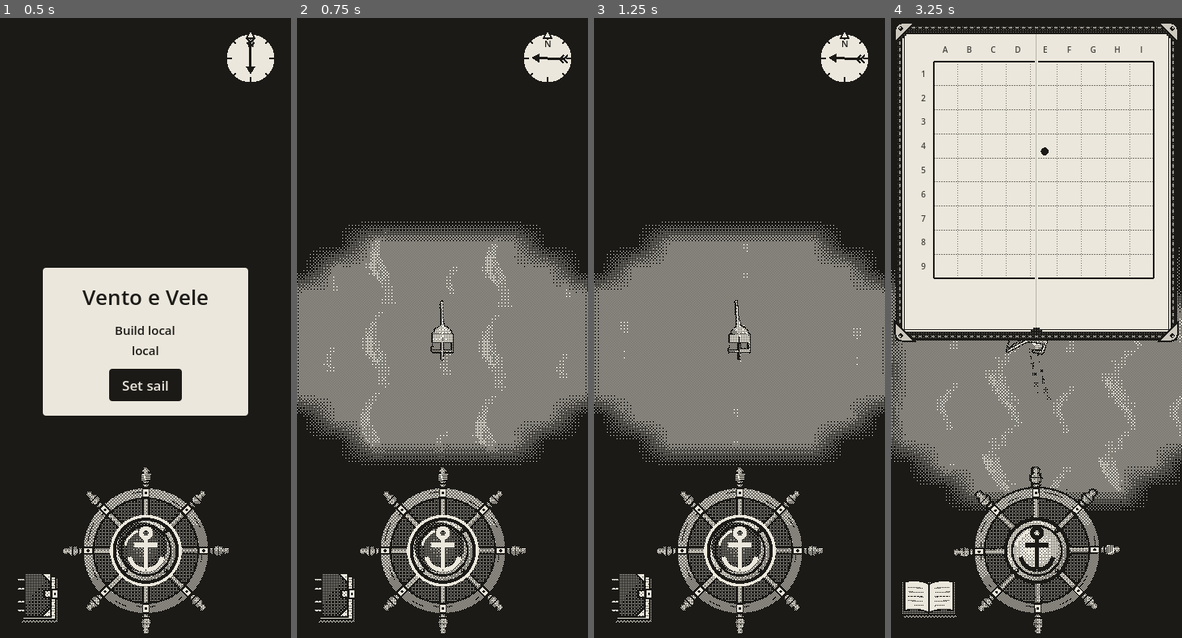
Above: before the commit, frames 1-4 (left to right).
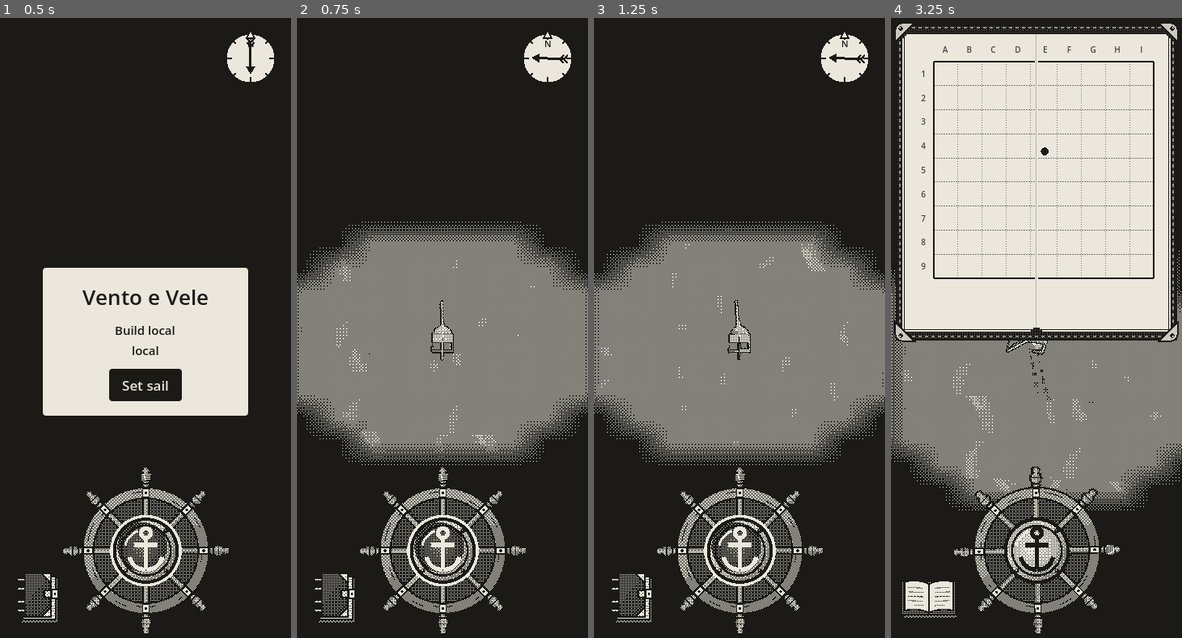
Above: after the commit, the same moments.

Repository: EnricoLabarile/Sail
Game: Godot game, scene res://Assets/Scenes/Overworld.tscn
Two runs of this game, one before a commit and one after it. Both use one fixed random seed, a clock stepped at 60 frames per second and the inputs below.
Inputs (mouse positions are in pixels of both pictures, inside the frame that each line leads up to):
- Up to frame 1 (0.5 s): no input
- Up to frame 2 (0.75 s): click "Set sail" at 0.5 s
- Up to frame 3 (1.25 s): no input
- Up to frame 4 (3.25 s): tap Enter (ui_accept) at 1.25 s; drag from (1036, 545) to (1065, 197) at 1.27 s; drag from (928, 600) to (1021, 470) at 2.02 s; move the mouse to (1065, 197) at 2.77 s; hold Right (ui_right) from 2.78 s (still down)

Frame 1 is identical in both runs. In frame 2, 0.4% of the frame differs, in the area x 1-100%, y 34-68%; in frame 3, 0.1%; in frame 4, 0.4%, in the area x 0-100%, y 37-76%.

Commit message:
Sea flipbook: each tile starts at its own random frame (frame_offset, 0 = all in step)
Co-Authored-By: Claude Opus 5.5 <noreply@anthropic.com>
Claude-Session: https://claude.ai/code/session_0154zeqDuhZHz7ZXLE21BuMs

Diff:
--- a/Assets/Landscape/world/sea.gdshader
+++ b/Assets/Landscape/world/sea.gdshader
@@ -21,6 +21,8 @@
 uniform int frames_x = 1;
 uniform int frames_y = 1;
 uniform float fps = 6.0;
+// How out of step the tiles are: 1 = each tile starts its flipbook at its own random frame, 0 = all in step.
+uniform float frame_offset : hint_range(0.0, 1.0) = 1.0;
 uniform vec2 scroll = vec2(0.0, 0.0);   // metres a second the texture slides (0, 0 = it stays put)
 // The turn that follows the wind (set every frame by sea.gd; 0 in the editor): the angle, and a shift that
 // keeps the water under the boat still while it turns.
@@ -38,6 +40,12 @@
 	return vec2(p.x * c - p.y * s, p.x * s + p.y * c);
 }
 
+// A random number 0..1 for a tile, always the same for the same tile (like a per-instance Random in Unreal).
+// tile_id is which tile: two whole numbers. The sin/fract mix just scrambles them into a "random" value.
+float tile_random(vec2 tile_id) {
+	return fract(sin(dot(tile_id, vec2(12.9898, 78.233))) * 43758.5453);
+}
+
 void vertex() {
 	world_pos = (MODEL_MATRIX * vec4(VERTEX, 1.0)).xyz;
 }
@@ -48,10 +56,15 @@
 	vec2 turned = rotate(world_pos.xz, -wind_angle) + wind_offset;
 	// 1. Which point of the tile this is: that position (in metres, plus the scroll), divided by the tile's
 	//    size; fract() keeps only the part after the point, 0..1 in the tile.
-	vec2 in_tile = fract((turned + scroll * TIME) / tile_size);
+	vec2 in_tiles = (turned + scroll * TIME) / tile_size;
+	vec2 in_tile = fract(in_tiles);
+	// ...and which tile it is: floor() keeps the whole part (tile 0, 1, 2… across and down).
+	vec2 tile_id = floor(in_tiles);
 	// 2. Which frame now: the time × frames a second, counted round (% = what's left after dividing).
+	//    Each tile is pushed on by its own number of frames (offset), so they don't all change together.
 	int frame_count = frames_x * frames_y;
-	int frame = int(TIME * fps) % frame_count;
+	int offset = int(tile_random(tile_id) * float(frame_count) * frame_offset);
+	int frame = (int(TIME * fps) + offset) % frame_count;
 	// 3. Where that frame sits in the image: its column and row.
 	vec2 frame_cell = vec2(float(frame % frames_x), float(frame / frames_x));
 	// 4. The point of the image: inside that frame's cell (each cell is 1/frames_x wide, 1/frames_y tall).
Not shown, changed: CLAUDE.md
